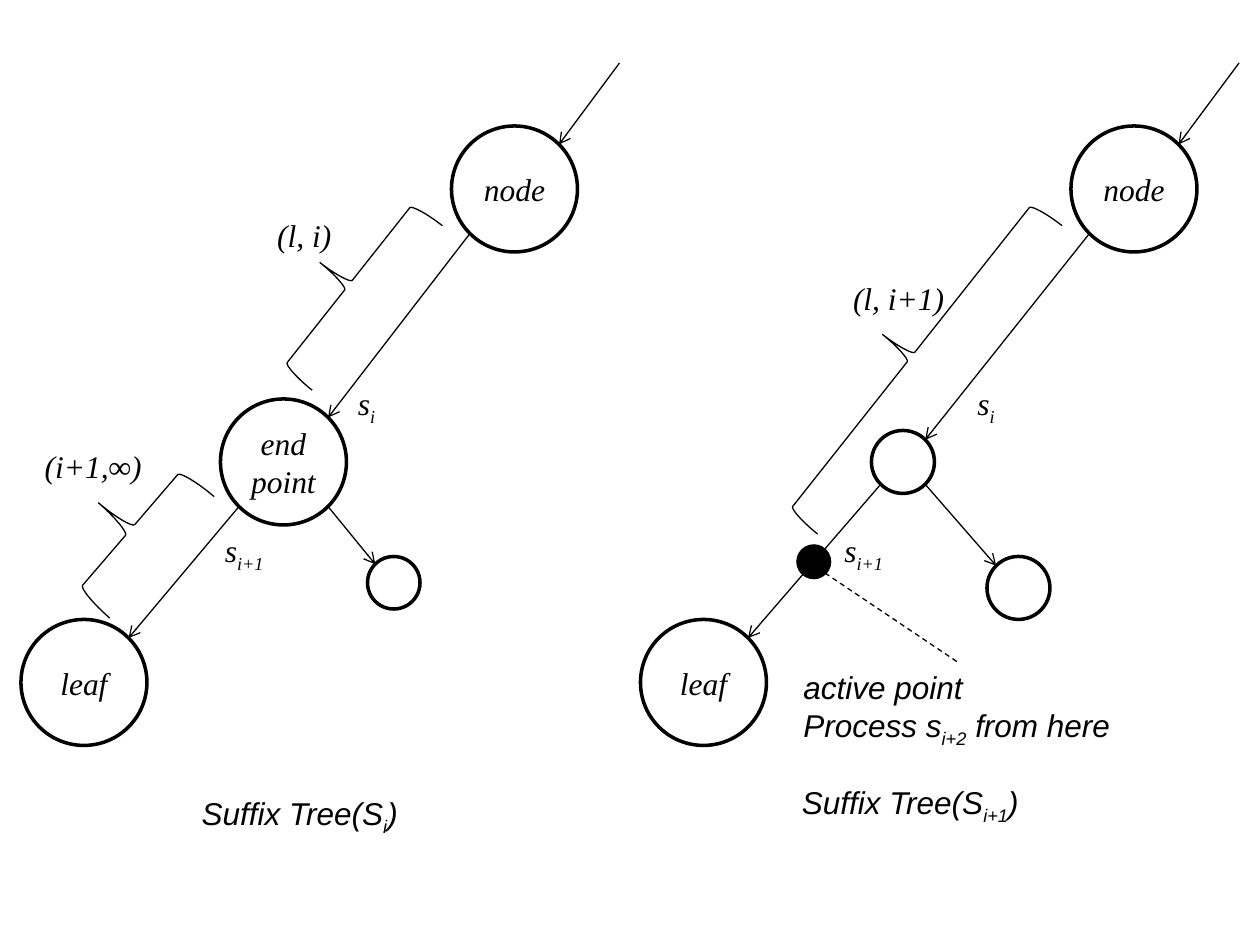
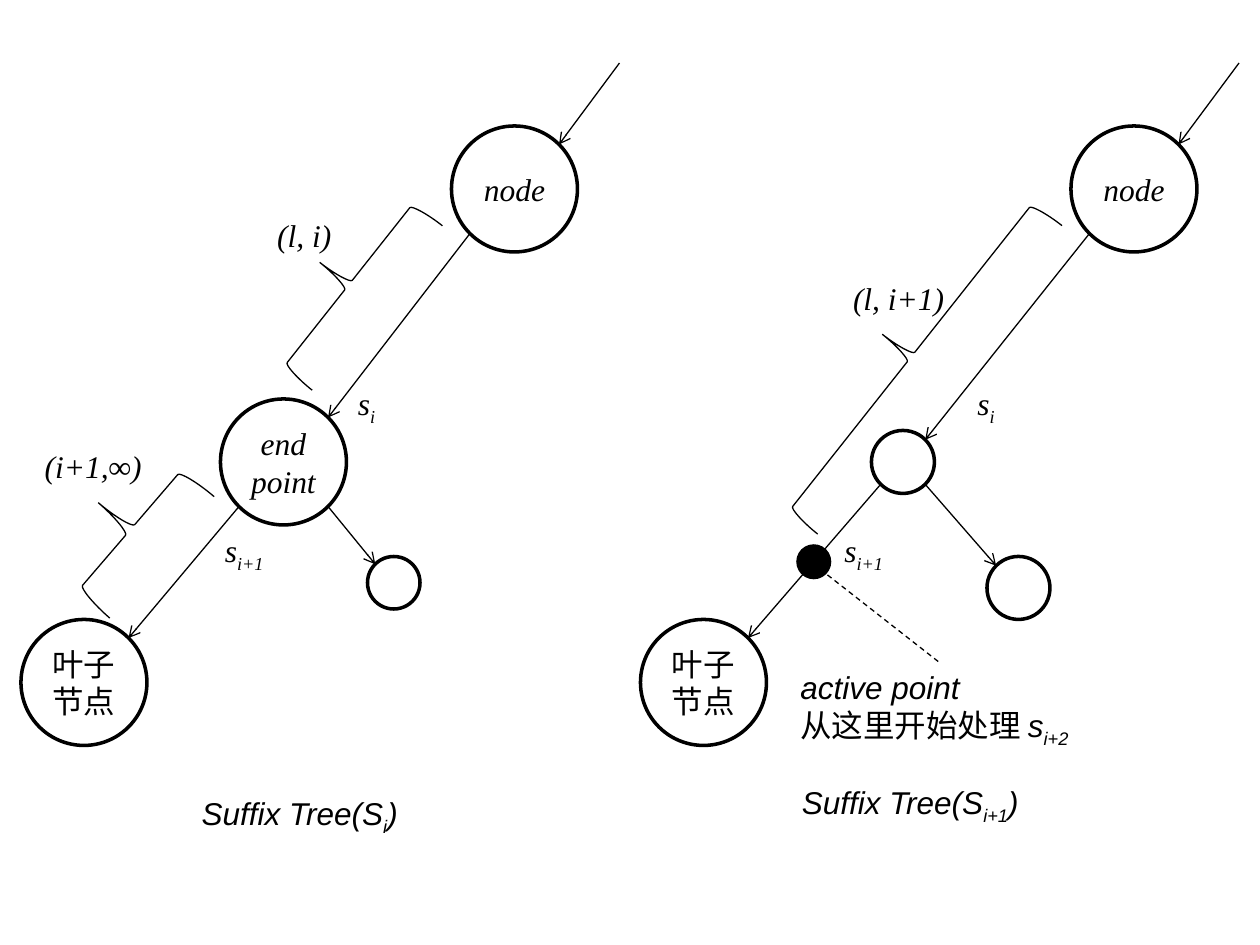
Before and after one commit to liuxinyu95/AlgoXY, a slide deck: slide 1 of datastruct/tree/suffix-tree/img/ep-ap.ppt. Drawn at 1260x945 pixels with LibreOffice and Linux fonts; fonts in the diff are those of the drawing. Boxes give left, top, right and bottom in pixels: in the first picture for what was removed or moved away, otherwise in the second. Text is boxed around its words. In the diff, an @@ line names an element or a change of style, - is before the commit and + after.

```diff
--- a/datastruct/tree/suffix-tree/img/ep-ap.ppt
+++ b/datastruct/tree/suffix-tree/img/ep-ap.ppt
@@ line moved from (956, 662) - (825, 573) to (939, 662) - (825, 573) @@
@@ text in ellipse at (x1=52, y1=650, x2=115, y2=716): text changed; italic off @@
-leaf
+叶子节点
@@ text in ellipse at (x1=672, y1=650, x2=735, y2=716): text changed; italic off @@
-leaf
+叶子节点
@@ text at (x1=800, y1=705, x2=1069, y2=745): text changed; italic off @@
-Process si+2 from here
+从这里开始处理 si+2
```
Also in this commit, not shown: 3 other files.
